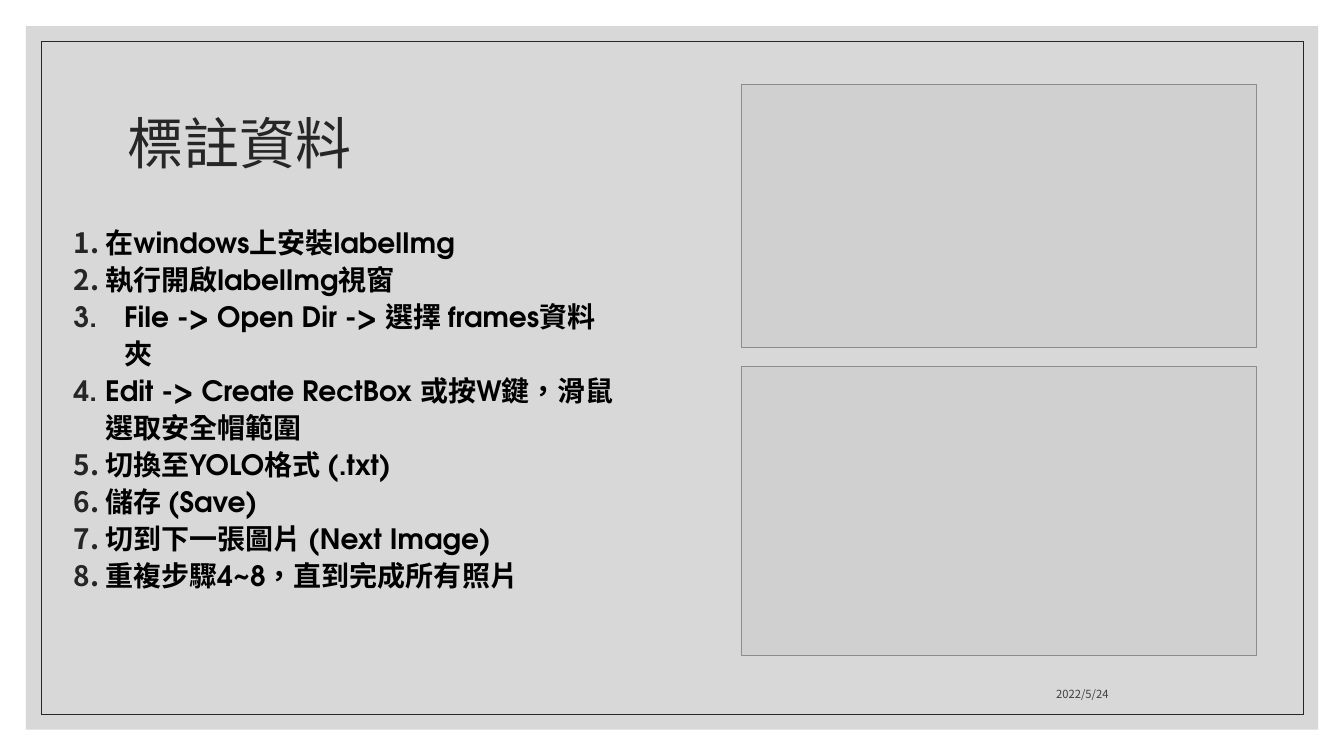
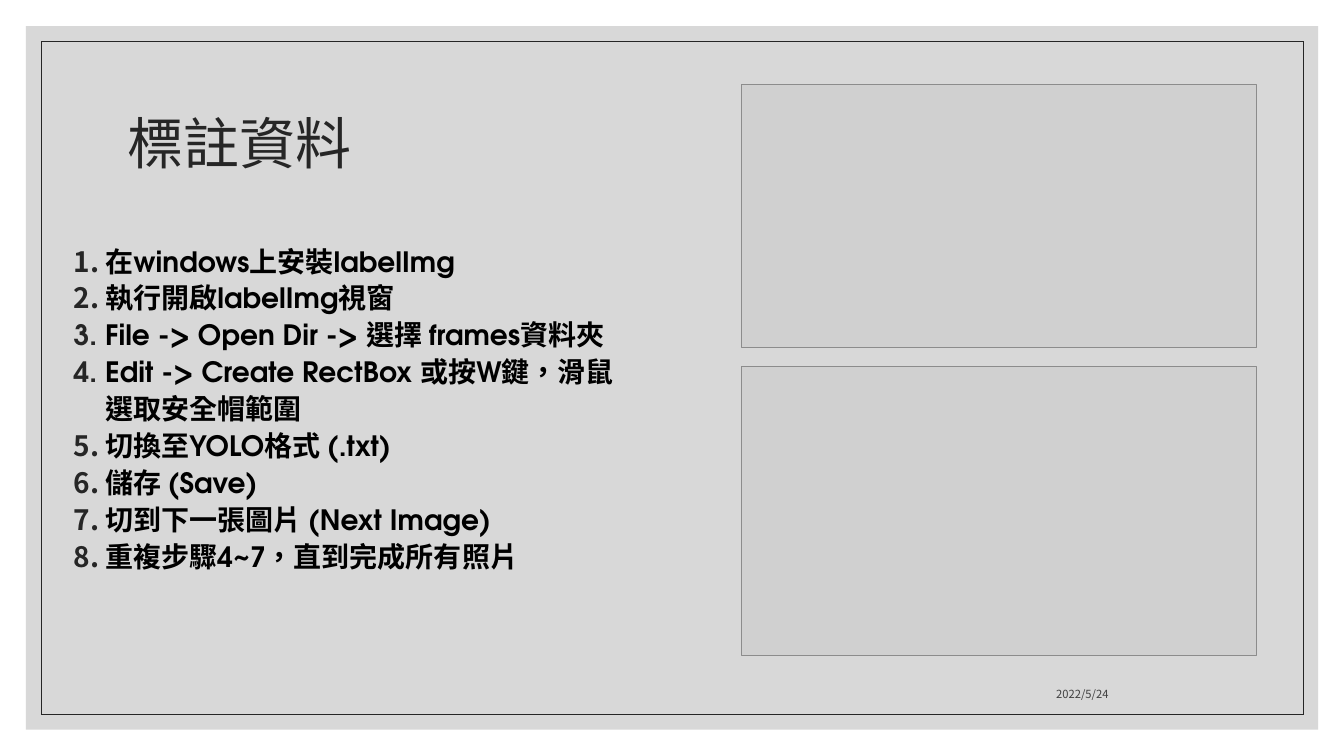
Before and after one commit to ShiRu19/MTA_Project, a slide deck: slide 6 of Project_1/report/Project1_第7組_小組報告.pptx. Drawn at 1344x756 pixels with LibreOffice and Linux fonts; fonts in the diff are those of the drawing; grey boxes stand for pictures. Boxes give left, top, right and bottom in pixels: in the first picture for what was removed or moved away, otherwise in the second. Text is boxed around its words. In the diff, an @@ line names an element or a change of style, - is before the commit and + after.

Commit message:
update(2022/05/24)

```diff
--- a/Project_1/report/Project1_第7組_小組報告.pptx
+++ b/Project_1/report/Project1_第7組_小組報告.pptx
@@ text at bbox=[105, 321, 605, 350]: indent changed @@
@@ text at bbox=[105, 543, 518, 570]: text changed @@
-8. 重複步驟4~8，直到完成所有照片
+8. 重複步驟4~7，直到完成所有照片
```
Also in this commit, not shown: 4 other slides changed.
